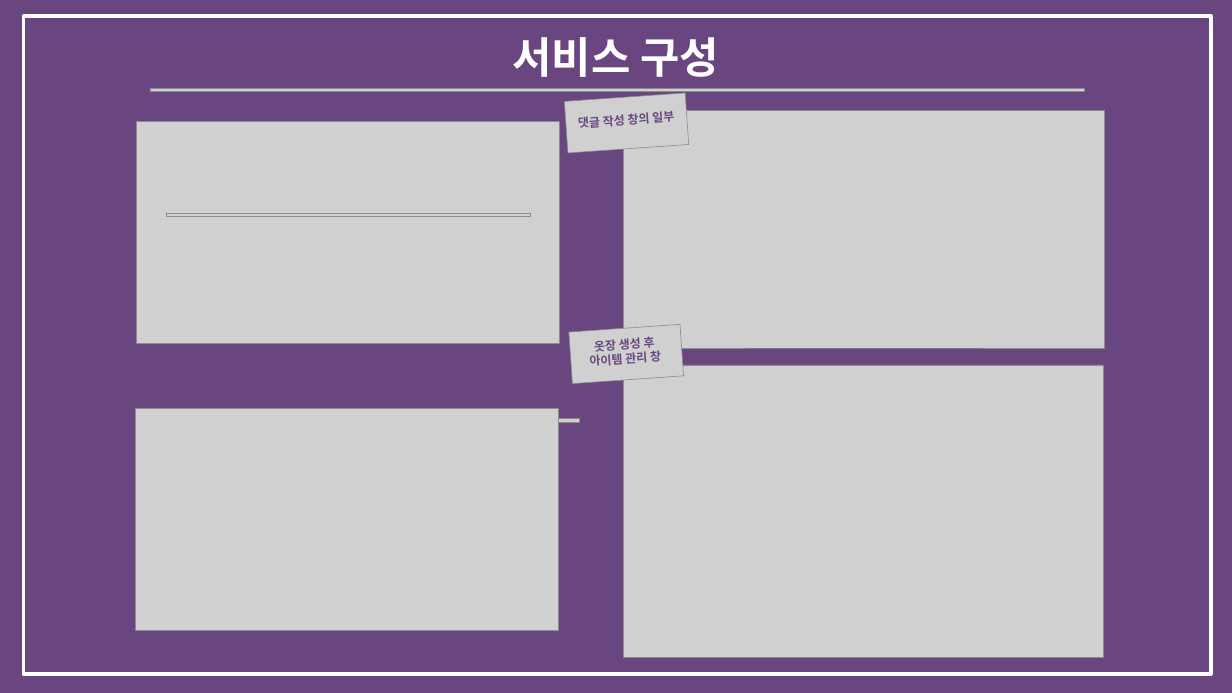
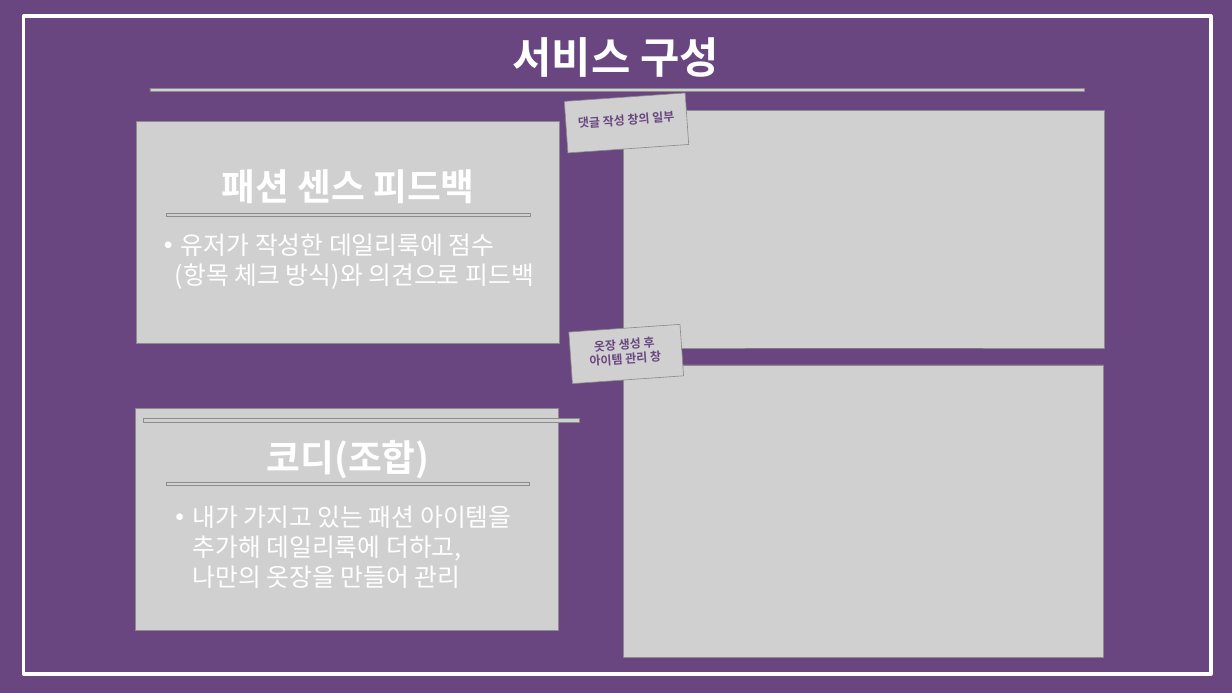
Before and after one commit to bitnarii/YMPM, a slide deck: slide 8 of 기획서/5조 Fit-back.pptx. Drawn at 1232x693 pixels with LibreOffice and Linux fonts; fonts in the diff are those of the drawing; grey boxes stand for pictures. Boxes give left, top, right and bottom in pixels: in the first picture for what was removed or moved away, otherwise in the second. Text is boxed around its words. In the diff, an @@ line names an element or a change of style, - is before the commit and + after.

```diff
--- a/기획서/5조 Fit-back.pptx
+++ b/기획서/5조 Fit-back.pptx
@@ text added at (x1=221, y1=170, x2=474, y2=203), 43 pt, text #FFFFFF, bold @@
+패션 센스 피드백
@@ text added at (x1=175, y1=234, x2=533, y2=288), 29 pt, text #FFFFFF @@
+• 유저가 작성한 데일리룩에 점수
+(항목 체크 방식)와 의견으로 피드백
@@ text added at (x1=267, y1=440, x2=430, y2=478), 43 pt, text #FFFFFF, bold @@
+코디(조합)
@@ picture added at (x1=166, y1=482, x2=530, y2=485) @@
@@ text added at (x1=192, y1=506, x2=511, y2=588), 29 pt, text #FFFFFF @@
+• 내가 가지고 있는 패션 아이템을 추가해 데일리룩에 더하고, 나만의 옷장을 만들어 관리
```
Also in this commit, not shown: 3 other slides changed.
